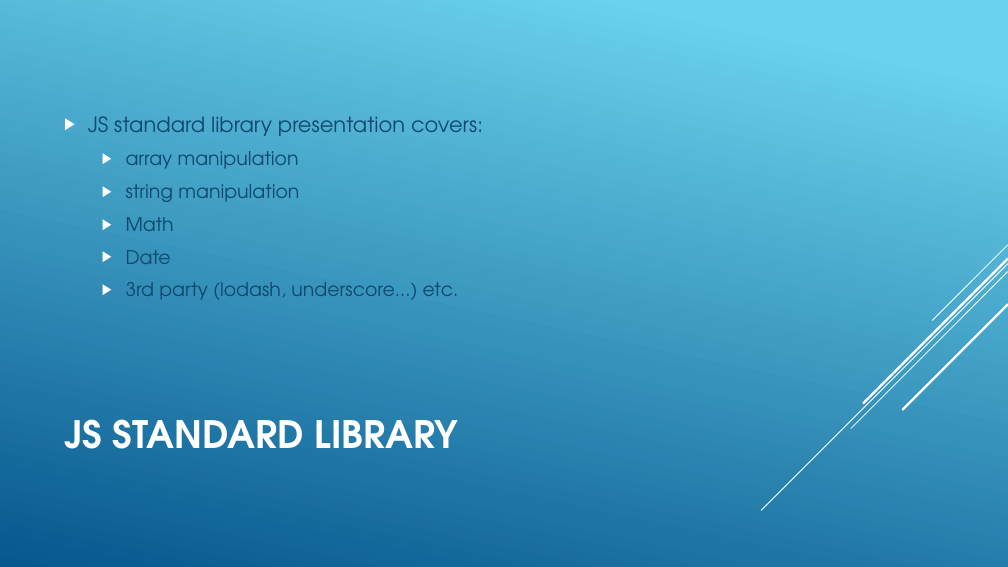
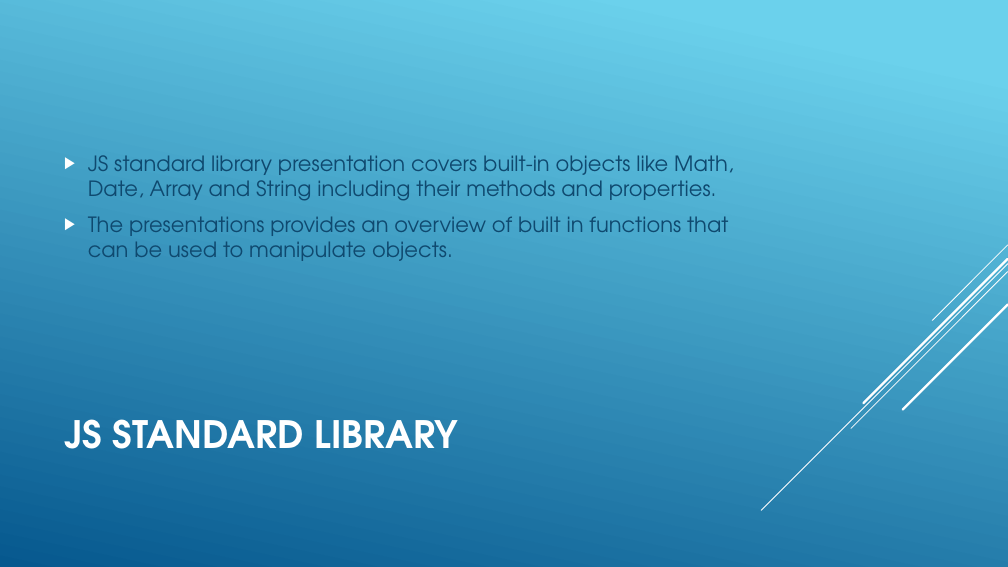
Before and after one commit to Zuehlke/security-onboarding, a slide deck: slide 7 of javascript_basics/Introduction.pptx. Drawn at 1008x567 pixels with LibreOffice and Linux fonts; fonts in the diff are those of the drawing. Boxes give left, top, right and bottom in pixels: in the first picture for what was removed or moved away, otherwise in the second. Text is boxed around its words. In the diff, an @@ line names an element or a change of style, - is before the commit and + after.

```diff
--- a/javascript_basics/Introduction.pptx
+++ b/javascript_basics/Introduction.pptx
@@ text at (88, 155, 733, 261): text changed; size 18 to 20 pt @@
-▶ JS standard library presentation covers:
-  ▶ array manipulation
-  ▶ string manipulation
-  ▶ Math
-  ▶ Date
-  ▶ 3rd party (lodash, underscore...) etc.
+▶ JS standard library presentation covers built-in objects like Math, Date, Array and String including their methods and properties.
+▶ The presentations provides an overview of built in functions that can be used to manipulate objects.
```
Also in this commit, not shown: 11 other slides changed, 6 other files.
